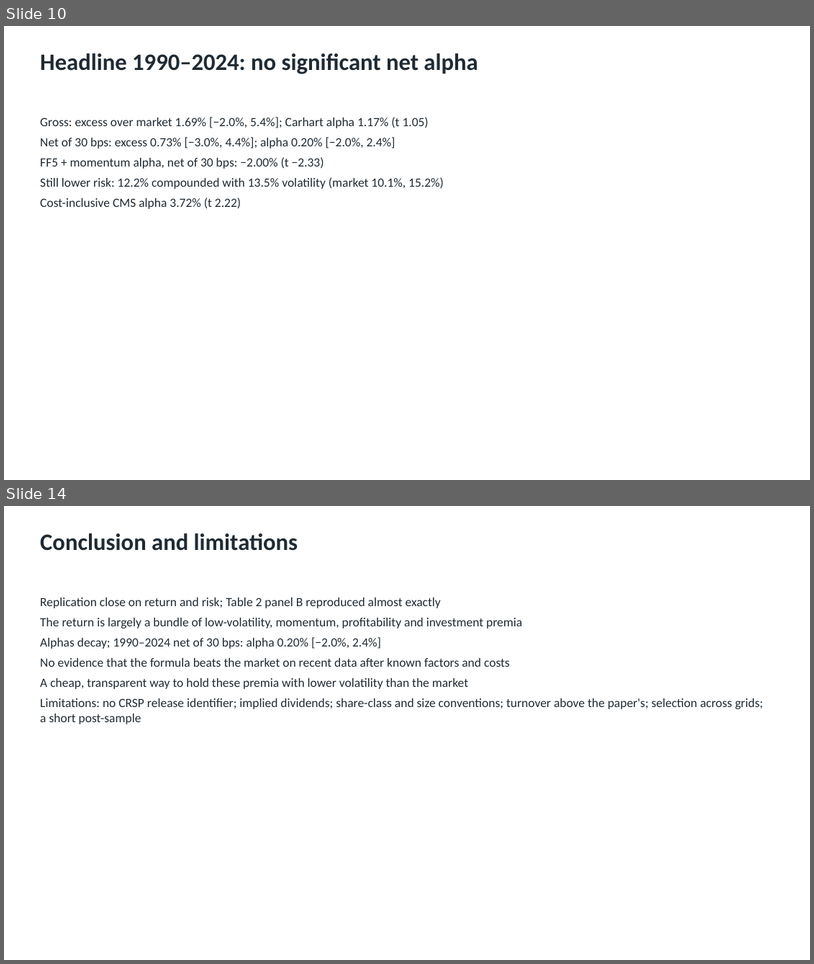
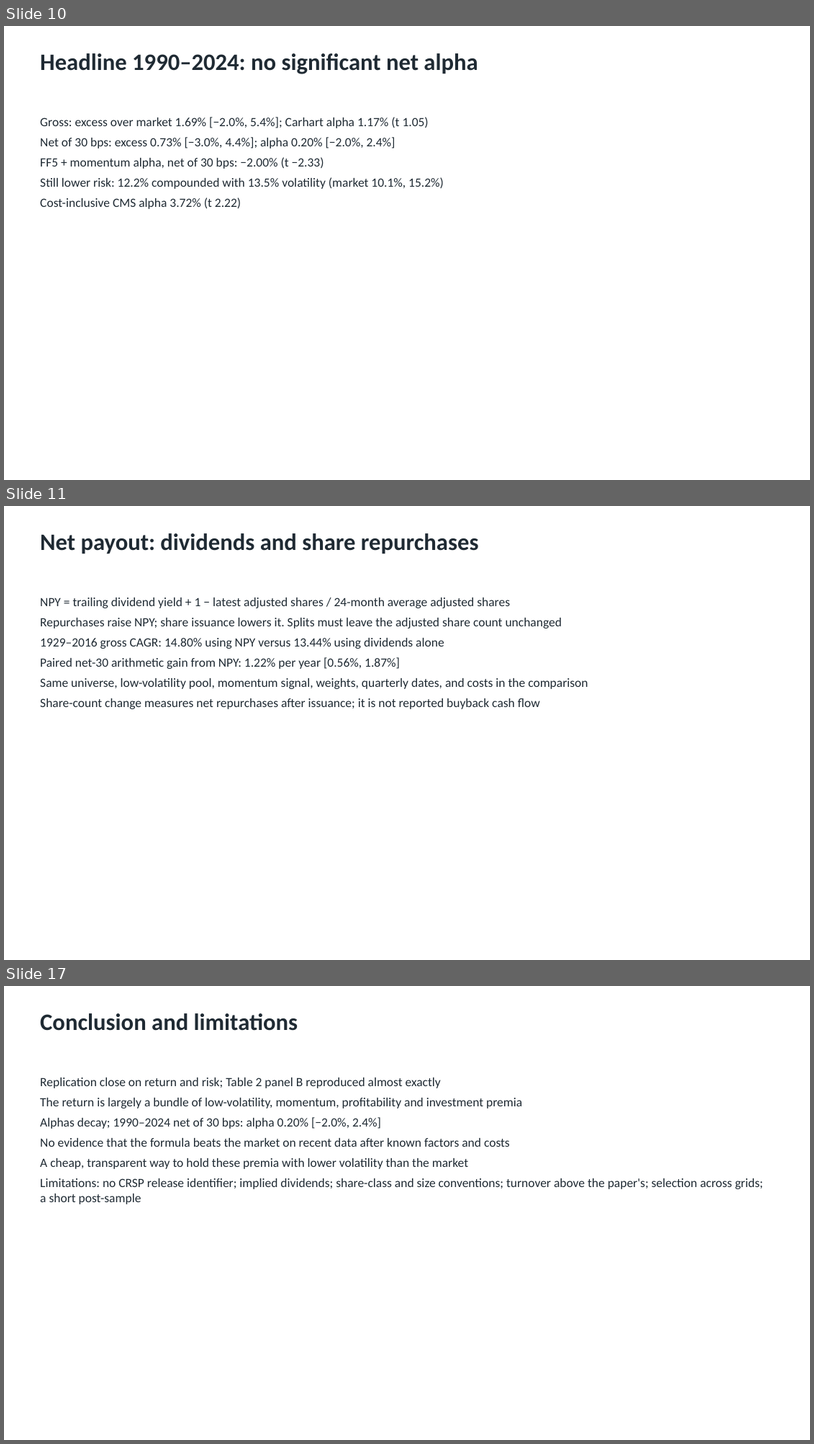
Before and after one commit to yingnichang/MTH9897, a slide deck: Final/presentation/conservative_formula.pptx. Shown one above the other, each under a label of ours: slides 10 and 14 before the commit, slides 10, 11 and 17 after it; the slides between them are not shown. The pictures are 814x964 and 814x1444 pixels, drawn with LibreOffice and Linux fonts; fonts in the diff are those of the drawing. Boxes give left, top, right and bottom in pixels: in the first picture for what was removed or moved away, otherwise in the second. Text is boxed around its words. In the diff, an @@ line names an element or a change of style, - is before the commit and + after.

Commit message:
Complete three-pass review with payout, sector and quadratic checks

```diff
--- a/Final/presentation/conservative_formula.pptx
+++ b/Final/presentation/conservative_formula.pptx
@@ slide 11 added at [4,506,810,960], background #FFFFFF @@
@@ text added at [40,533,479,554], 28 pt, text #1F2A33, bold @@
+Net payout: dividends and share repurchases
@@ text added at [40,597,588,709], 15 pt, text #1F2A33 @@
+NPY = trailing dividend yield + 1 − latest adjusted shares / 24-month average adjusted shares
+Repurchases raise NPY; share issuance lowers it. Splits must leave the adjusted share count unchanged
+1929–2016 gross CAGR: 14.80% using NPY versus 13.44% using dividends alone
+Paired net-30 arithmetic gain from NPY: 1.22% per year [0.56%, 1.87%]
+Same universe, low-volatility pool, momentum signal, weights, quarterly dates, and costs in the comparison
+Share-count change measures net repurchases after issuance; it is not reported buyback cash flow
@@ what was slide 14 is now slide 17 @@
```
Also in this commit, not shown: 4 slides changed, 2 other slides added, 51 other files.
